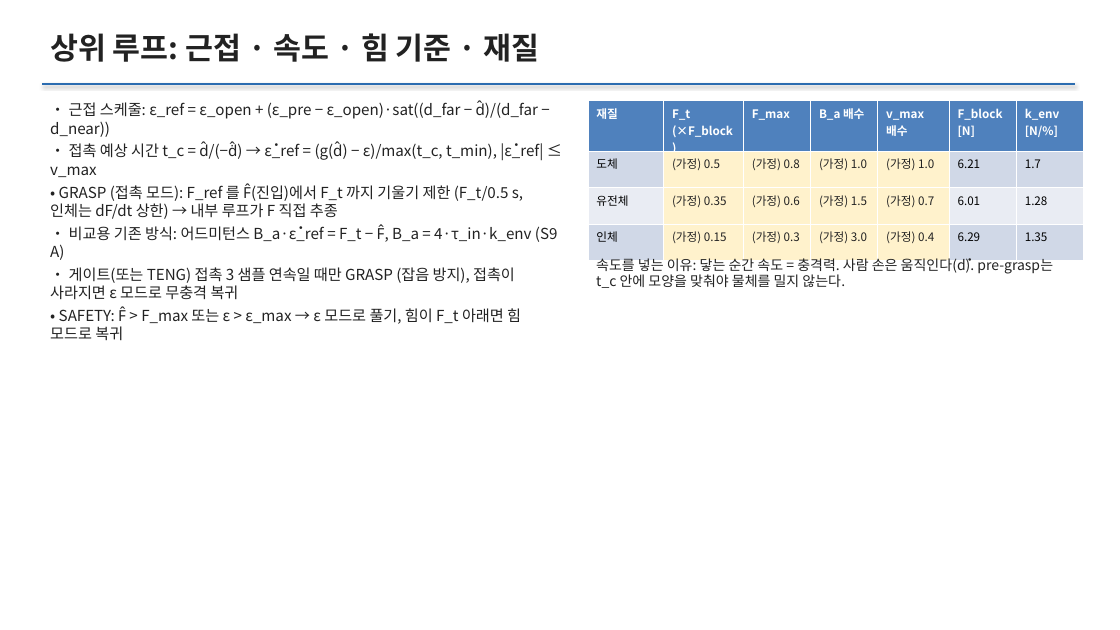
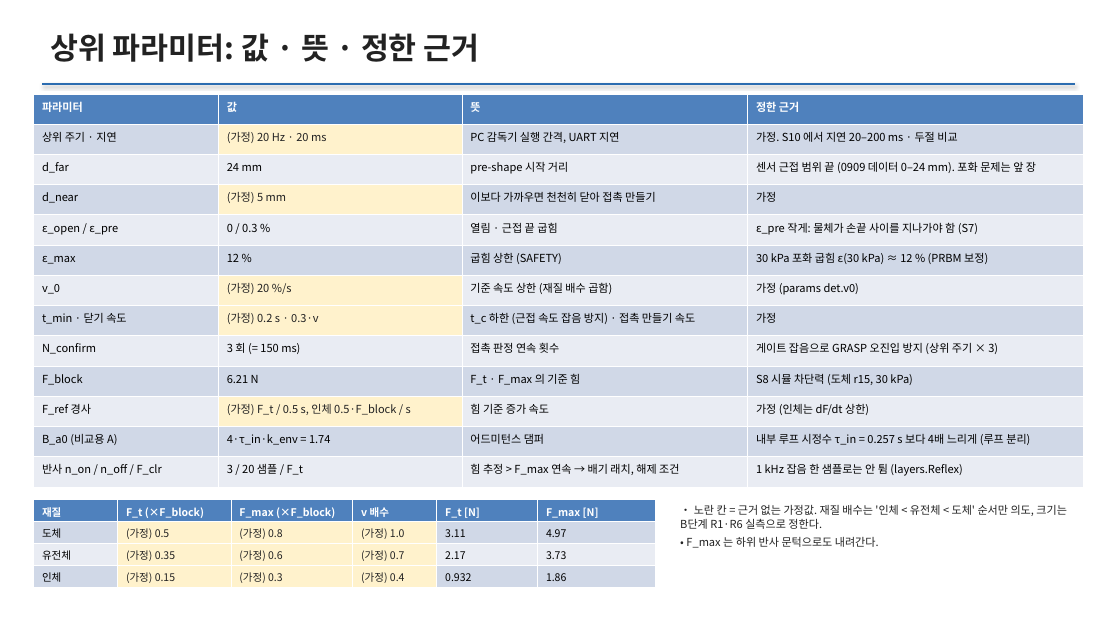
Before and after one commit to HeejunMoon53/MultimodalSensor, a slide deck: slide 29 of Hardware/로봇제어프로젝트/MEC799_Project_PneuNet.pptx (slide 27 before the commit). Drawn at 1120x630 pixels with LibreOffice and Linux fonts; fonts in the diff are those of the drawing. Boxes give left, top, right and bottom in pixels: in the first picture for what was removed or moved away, otherwise in the second. Text is boxed around its words. In the diff, an @@ line names an element or a change of style, - is before the commit and + after.

```diff
--- a/Hardware/로봇제어프로젝트/MEC799_Project_PneuNet.pptx
+++ b/Hardware/로봇제어프로젝트/MEC799_Project_PneuNet.pptx
@@ text at <box>50,33,480,62</box>: text changed @@
-상위 루프: 근접 · 속도 · 힘 기준 · 재질
+상위 파라미터: 값 · 뜻 · 정한 근거
@@ table added at <box>34,94,1084,487</box>, 13 rows, 4 columns @@
+파라미터 | 값 | 뜻 | 정한 근거
+상위 주기 · 지연 | (가정) 20 Hz · 20 ms | PC 감독기 실행 간격, UART 지연 | 가정. S10 에서 지연 20–200 ms · 두절 비교
+d_far | 24 mm | pre-shape 시작 거리 | 센서 근접 범위 끝 (0909 데이터 0–24 mm). 포화 문제는 앞 장
+d_near | (가정) 5 mm | 이보다 가까우면 천천히 닫아 접촉 만들기 | 가정
+ε_open / ε_pre | 0 / 0.3 % | 열림 · 근접 끝 굽힘 | ε_pre 작게: 물체가 손끝 사이를 지나가야 함 (S7)
+ε_max | 12 % | 굽힘 상한 (SAFETY) | 30 kPa 포화 굽힘 ε(30 kPa) ≈ 12 % (PRBM 보정)
+v_0 | (가정) 20 %/s | 기준 속도 상한 (재질 배수 곱함) | 가정 (params det.v0)
+t_min · 닫기 속도 | (가정) 0.2 s · 0.3·v | t_c 하한 (근접 속도 잡음 방지) · 접촉 만들기 속도 | 가정
+N_confirm | 3 회 (= 150 ms) | 접촉 판정 연속 횟수 | 게이트 잡음으로 GRASP 오진입 방지 (상위 주기 × 3)
+F_block | 6.21 N | F_t · F_max 의 기준 힘 | S8 시뮬 차단력 (도체 r15, 30 kPa)
+F_ref 경사 | (가정) F_t / 0.5 s, 인체 0.5·F_block / s | 힘 기준 증가 속도 | 가정 (인체는 dF/dt 상한)
+B_a0 (비교용 A) | 4·τ_in·k_env = 1.74 | 어드미턴스 댐퍼 | 내부 루프 시정수 τ_in = 0.257 s 보다 4배 느리게 (루프 분리)
+반사 n_on / n_off / F_clr | 3 / 20 샘플 / F_t | 힘 추정 > F_max 연속 → 배기 래치, 해제 조건 | 1 kHz 잡음 한 샘플로는 안 튐 (layers.Reflex)
@@ text removed at <box>50,102,558,340</box> @@
-• 근접 스케줄: ε_ref = ε_open + (ε_pre − ε_open)·sat((d_far − d̂)/(d_far − d_near))
-• 접촉 예상 시간 t_c = d̂/(−ḋ̂) → ε̇_ref = (g(d̂) − ε)/max(t_c, t_min), |ε̇_ref| ≤ v_max
-• GRASP (접촉 모드): F_ref 를 F̂(진입)에서 F_t 까지 기울기 제한 (F_t/0.5 s, 인체는 dF/dt 상한) → 내부 루프가 F 직접 추종
-• 비교용 기존 방식: 어드미턴스 B_a·ε̇_ref = F_t − F̂, B_a = 4·τ_in·k_env (S9 A)
-• 게이트(또는 TENG) 접촉 3 샘플 연속일 때만 GRASP (잡음 방지), 접촉이 사라지면 ε 모드로 무충격 복귀
-• SAFETY: F̂ > F_max 또는 ε > ε_max → ε 모드로 풀기, 힘이 F_t 아래면 힘 모드로 복귀
@@ table at <box>34,500,655,587</box> @@
-column 3: F_max | (가정) 0.8 | (가정) 0.6 | (가정) 0.3
-column 4: B_a 배수 | (가정) 1.0 | (가정) 1.5 | (가정) 3.0
-column 5: v_max 배수 | (가정) 1.0 | (가정) 0.7 | (가정) 0.4
-column 6: F_block [N] | 6.21 | 6.01 | 6.29
-column 7: k_env [N/%] | 1.7 | 1.28 | 1.35
+column 3: F_max (×F_block) | (가정) 0.8 | (가정) 0.6 | (가정) 0.3
+column 4: v 배수 | (가정) 1.0 | (가정) 0.7 | (가정) 0.4
+column 5: F_t [N] | 3.11 | 2.17 | 0.932
+column 6: F_max [N] | 4.97 | 3.73 | 1.86
@@ table: place and size @@
-table at <box>588,101,1084,247</box>
+table at <box>34,500,655,587</box>
@@ text at <box>680,505,1067,548</box>: text changed; size 12 to 9.5 pt @@
-속도를 넣는 이유: 닿는 순간 속도 = 충격력. 사람 손은 움직인다(ḋ). pre-grasp는 t_c 안에 모양을 맞춰야 물체를 밀지 않는다.
+• 노란 칸 = 근거 없는 가정값. 재질 배수는 '인체 < 유전체 < 도체' 순서만 의도, 크기는 B단계 R1·R6 실측으로 정한다.
+• F_max 는 하위 반사 문턱으로도 내려간다.
```
Also in this commit, not shown: 2 other slides changed, 3 slides added, 42 other files.
